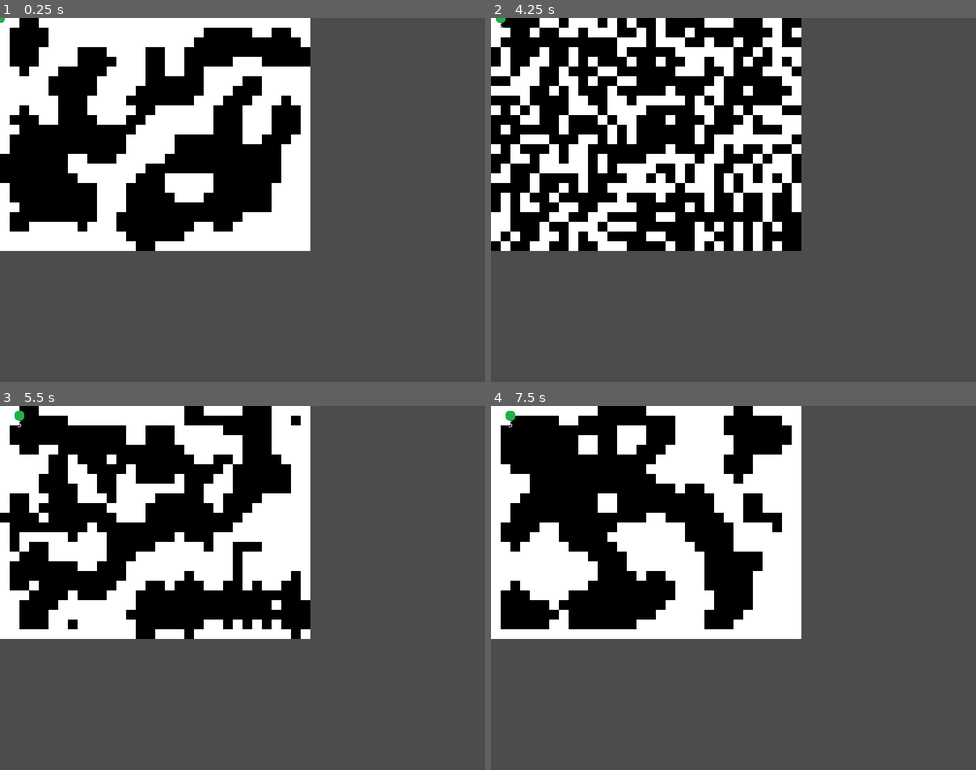
Above: before the commit, frames 1-4 (two rows, left to right).
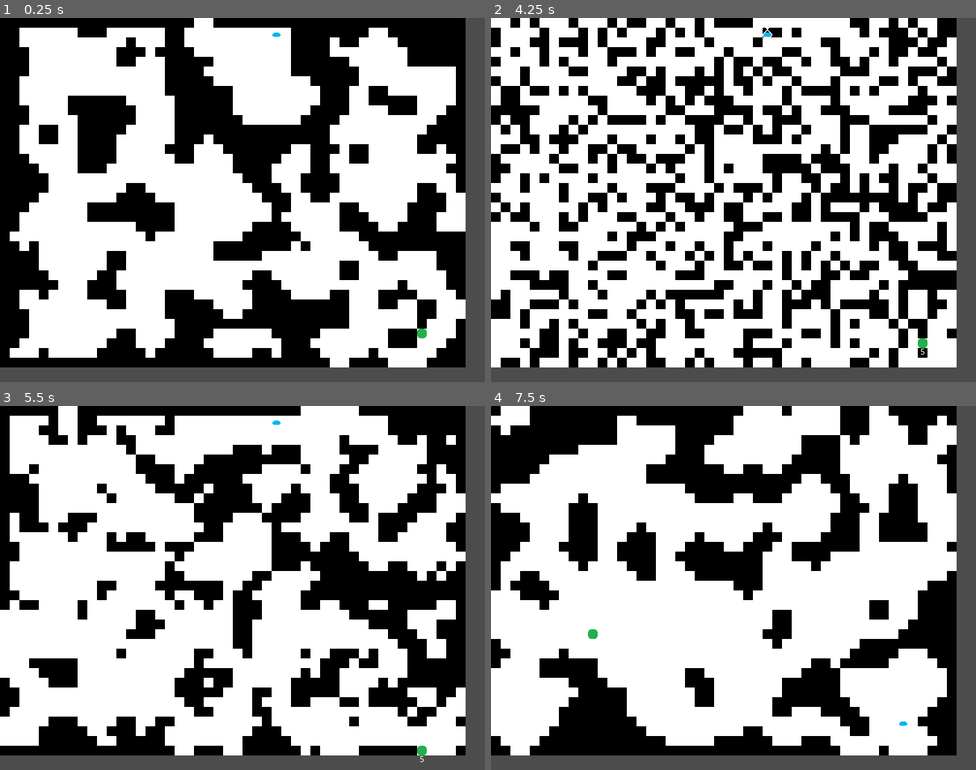
Above: after the commit, the same moments.

Repository: Mantisette/FinalFightPlus
Game: Godot game, scene res://Scenes/Game.tscn
Same seed, same stepped clock (60 frames per second), same inputs: the game is played once before the commit and once after it. Before the commit the project starts from res://escenas/Game.tscn.
Inputs:
- Up to frame 1 (0.25 s): no input
- Up to frame 2 (4.25 s): tap Enter at 0.5, 2, 3.5 s; tap Keypad 6 (move_E) at 0.6 s; tap Keypad 8 (move_N) at 0.8, 1.35 s; tap Space at 1.25, 2.75 s; tap Keypad 9 (move_NE) at 1.55, 2.1 s; tap Keypad 7 (move_NW) at 2.3, 2.85 s; tap Keypad 2 (move_S) at 3.05, 3.6 s; tap Keypad 3 (move_SE) at 3.8 s; tap F1 (key_f1) at 4.15 s
- Up to frame 3 (5.5 s): tap Keypad 3 (move_SE) at 4.35 s; tap Keypad 1 (move_SW) at 4.55, 5.1 s; tap F2 (key_f2) at 4.9 s; tap Keypad 4 (move_W) at 5.3 s
- Up to frame 4 (7.5 s): tap F3 (key_f3) at 5.65 s; tap Keypad 4 (move_W) at 5.85 s; tap Keypad 6 (move_E) at 6.05, 6.6 s; tap Space at 6.5 s; tap Keypad 8 (move_N) at 6.8, 7.35 s

The runs differ from the first frame. In frame 1, 72% of the frame differs, in the area x 0-96%, y 0-96%; in frame 2, 72%; in frame 3, 72%; in frame 4, 73%.

Commit message:
Añadida Salida

Diff:
--- /dev/null
+++ b/Scenes/Exit.tscn
@@ -0,0 +1,16 @@
+[gd_scene load_steps=4 format=2]
+
+[ext_resource path="res://Tiles/objeto.png" type="Texture" id=1]
+[ext_resource path="res://Scripts/exit.gd" type="Script" id=2]
+
+[sub_resource type="RectangleShape2D" id=1]
+extents = Vector2( 8, 8 )
+
+[node name="Exit" type="Area2D"]
+script = ExtResource( 2 )
+
+[node name="Sprite" type="Sprite" parent="."]
+texture = ExtResource( 1 )
+
+[node name="Collision" type="CollisionShape2D" parent="."]
+shape = SubResource( 1 )
--- /dev/null
+++ b/Scenes/Game.tscn
@@ -0,0 +1,16 @@
+[gd_scene load_steps=4 format=2]
+
+[ext_resource path="res://Scenes/Mapgen.tscn" type="PackedScene" id=1]
+[ext_resource path="res://Scenes/Player.tscn" type="PackedScene" id=2]
+[ext_resource path="res://Scenes/Exit.tscn" type="PackedScene" id=3]
+
+[node name="Game" type="Node2D"]
+
+[node name="Mapgen" parent="." groups=["spawn"] instance=ExtResource( 1 )]
+
+[node name="Player" parent="." groups=["spawn"] instance=ExtResource( 2 )]
+
+[node name="Exit" parent="." groups=["spawn"] instance=ExtResource( 3 )]
+
+[connection signal="map_ready" from="Mapgen" to="Player" method="_on_map_ready"]
+[connection signal="map_ready" from="Mapgen" to="Exit" method="_on_map_ready"]
--- /dev/null
+++ b/Scenes/Mapgen.tscn
@@ -0,0 +1,52 @@
+[gd_scene load_steps=5 format=2]
+
+[ext_resource path="res://Tiles/tileset-terreno.png" type="Texture" id=1]
+[ext_resource path="res://Scripts/mapgen.gd" type="Script" id=2]
+
+[sub_resource type="ConvexPolygonShape2D" id=1]
+points = PoolVector2Array( 0, 0, 16, 0, 16, 16, 0, 16 )
+
+[sub_resource type="TileSet" id=2]
+0/name = "tileset-terreno.png 0"
+0/texture = ExtResource( 1 )
+0/tex_offset = Vector2( 0, 0 )
+0/modulate = Color( 1, 1, 1, 1 )
+0/region = Rect2( 16, 0, 16, 16 )
+0/tile_mode = 0
+0/occluder_offset = Vector2( 0, 0 )
+0/navigation_offset = Vector2( 0, 0 )
+0/shape_offset = Vector2( 0, 0 )
+0/shape_transform = Transform2D( 1, 0, 0, 1, 0, 0 )
+0/shape_one_way = false
+0/shape_one_way_margin = 0.0
+0/shapes = [  ]
+0/z_index = 0
+1/name = "tileset-terreno.png 1"
+1/texture = ExtResource( 1 )
+1/tex_offset = Vector2( 0, 0 )
+1/modulate = Color( 1, 1, 1, 1 )
+1/region = Rect2( 0, 0, 16, 16 )
+1/tile_mode = 0
+1/occluder_offset = Vector2( 0, 0 )
+1/navigation_offset = Vector2( 0, 0 )
+1/shape_offset = Vector2( 0, 0 )
+1/shape_transform = Transform2D( 1, 0, 0, 1, 0, 0 )
+1/shape = SubResource( 1 )
+1/shape_one_way = false
+1/shape_one_way_margin = 1.0
+1/shapes = [ {
+"autotile_coord": Vector2( 0, 0 ),
+"one_way": false,
+"one_way_margin": 1.0,
+"shape": SubResource( 1 ),
+"shape_transform": Transform2D( 1, 0, 0, 1, 0, 0 )
+} ]
+1/z_index = 0
+
+[node name="Mapgen" type="Node2D"]
+script = ExtResource( 2 )
+
+[node name="TileMap" type="TileMap" parent="."]
+tile_set = SubResource( 2 )
+cell_size = Vector2( 16, 16 )
+format = 1
--- /dev/null
+++ b/Scenes/Player.tscn
@@ -0,0 +1,35 @@
+[gd_scene load_steps=4 format=2]
+
+[ext_resource path="res://Tiles/jugador.png" type="Texture" id=1]
+[ext_resource path="res://Scripts/player.gd" type="Script" id=2]
+
+[sub_resource type="RectangleShape2D" id=1]
+extents = Vector2( 8, 8 )
+
+[node name="Player" type="Area2D"]
+script = ExtResource( 2 )
+
+[node name="Sprite" type="Sprite" parent="."]
+texture = ExtResource( 1 )
+
+[node name="Collision" type="CollisionShape2D" parent="."]
+shape = SubResource( 1 )
+
+[node name="RayCenter" type="RayCast2D" parent="."]
+cast_to = Vector2( 0, 0 )
+
+[node name="RayRight" type="RayCast2D" parent="."]
+position = Vector2( 1, 1 )
+
+[node name="RayLeft" type="RayCast2D" parent="."]
+position = Vector2( -1, -1 )
+
+[node name="Label" type="Label" parent="."]
+margin_left = -10.0
+margin_top = 8.0
+margin_right = 10.0
+margin_bottom = 22.0
+hint_tooltip = "health"
+mouse_filter = 1
+align = 1
+valign = 1
--- /dev/null
+++ b/Scripts/exit.gd
@@ -0,0 +1,6 @@
+extends Area2D
+
+
+func _on_map_ready():
+  position = global.exit_spawn * global.TILE_SIZE
+  position += Vector2(global.HALF_TILE, global.HALF_TILE)
--- /dev/null
+++ b/Scripts/mapgen.gd
@@ -0,0 +1,141 @@
+extends Node2D
+
+const STEPS = 3
+var DIRECTIONS = [
+  Vector2.UP,
+  Vector2.UP + Vector2.RIGHT,
+  Vector2.RIGHT,
+  Vector2.DOWN + Vector2.RIGHT,
+  Vector2.DOWN,
+  Vector2.DOWN + Vector2.LEFT,
+  Vector2.LEFT,
+  Vector2.UP + Vector2.LEFT
+]
+
+export var MAP_WIDTH := 48
+export var MAP_HEIGHT := 36
+export var INITIAL_LIFE_CHANCE := 0.375
+export var BIRTH_LIMIT = 4
+export var DEATH_LIMIT = 3
+
+var cellmap := []
+var astar = AStar2D.new()
+onready var tilemap := $TileMap
+
+signal map_ready
+
+func _ready():
+  randomize()
+  _generate_grid()
+  _generate_map()
+  for _x in range(STEPS): # Shape the og grid into a cave-looking map
+    _simulation_step()
+  _print_map()
+  global.map = cellmap
+
+  global.player_spawn = _random_spawn()
+  global.exit_spawn = _random_spawn()
+  emit_signal("map_ready")
+
+
+# Debug keys to test and tweak with the mapgen
+func _unhandled_input(event):
+  if event.is_action_pressed("key_f1"):
+    _generate_map()
+    _print_map()
+
+  if event.is_action_pressed("key_f2"):
+    _simulation_step()
+    _print_map()
+
+  if event.is_action_pressed("key_f3"):
+    _ready()
+
+
+# Creates a 2D Array grid
+func _generate_grid():
+  for i in MAP_WIDTH:
+    cellmap.append([])
+    for j in MAP_HEIGHT:
+      cellmap[i].append(0)
+
+
+# Populates the grid with random values
+func _generate_map():
+  for x in range(MAP_WIDTH):
+    for y in range(MAP_HEIGHT):
+      if randf() < INITIAL_LIFE_CHANCE:
+        cellmap[x][y] = 1
+      else:
+        cellmap[x][y] = 0
+
+
+# Runs the GoL ruleset (see variables) on the current map
+# Returns the resulting map
+func _simulation_step():
+  var cellmap_process = cellmap.duplicate(true)
+
+  for x in MAP_WIDTH:
+    for y in MAP_HEIGHT:
+      var current_tile = cellmap_process[x][y]
+      var neighbors = _count_alive_neighbors(x, y)
+      if (cellmap[x][y] == 1):
+        # Tile's alive, changes by death rules
+        if (neighbors < DEATH_LIMIT):
+          current_tile = 0
+        else:
+          current_tile = 1
+      else:
+        # Tile's dead, changes by birth rules
+        if (neighbors > BIRTH_LIMIT):
+          current_tile = 1
+        else:
+          current_tile = 0
+      cellmap_process[x][y] = current_tile
+
+  cellmap = cellmap_process
+
+
+# Returns the number of 'alive' cells neighboring the param cell
+func _count_alive_neighbors(x: int, y: int) -> int:
+  var count_alive := 0
+
+  for i in range(-1, 2):
+    for j in range(-1, 2):
+      var relative_x = x + i
+      var relative_y = y + j
+
+      if (i == 0 and j == 0):
+        # We're checking our own tile
+        continue
+      elif (relative_x < 0 or relative_y < 0
+        or relative_x >= MAP_WIDTH or relative_y >= MAP_HEIGHT):
+        # The tile to check is off-limits, count that as a wall
+        count_alive += 1
+      elif (cellmap[relative_x][relative_y]):
+        count_alive += 1
+
+  return count_alive
+
+
+# Prints the map onto the screen using its tilemap
+func _print_map():
+  for x in MAP_WIDTH:
+    for y in MAP_HEIGHT:
+      tilemap.set_cell(x, y, cellmap[x][y])
+
+
+# Selects a random spawn position for a thing
+func _random_spawn() -> Vector2:
+  var spawn_x: int
+  var spawn_y: int
+  var is_tile_available = 1 # wall
+
+  while is_tile_available:
+    spawn_x = randi() % MAP_WIDTH
+    spawn_y = randi() % MAP_HEIGHT
+    is_tile_available = cellmap[spawn_x][spawn_y]
+
+  var spawn = Vector2(spawn_x, spawn_y)
+  print (spawn)
+  return spawn
--- /dev/null
+++ b/Scripts/player.gd
@@ -0,0 +1,56 @@
+extends Area2D
+
+const MAX_HEALTH = 5
+const MIN_HEALTH = 0
+var health: int
+
+onready var raycasts = {
+  "RayCenter": get_node("RayCenter"),
+  "RayLeft": get_node("RayLeft"),
+  "RayRight": get_node("RayRight"),
+}
+onready var label = $Label
+
+var movement = {
+  "move_N":  Vector2.UP,
+  "move_NE": Vector2.UP + Vector2.RIGHT,
+  "move_E":  Vector2.RIGHT,
+  "move_SE": Vector2.DOWN + Vector2.RIGHT,
+  "move_S":  Vector2.DOWN,
+  "move_SW": Vector2.DOWN + Vector2.LEFT,
+  "move_W":  Vector2.LEFT,
+  "move_NW": Vector2.UP + Vector2.LEFT,
+}
+
+func _ready():
+  health = MAX_HEALTH
+  label.text = str(health)
+
+func _unhandled_input(event):
+  for dir in movement.keys():
+    if event.is_action_pressed(dir):
+      move(dir)
+
+func move(dir):
+  for key in raycasts:
+    var ray = raycasts[key]
+    ray.cast_to = movement[dir] * global.TILE_SIZE
+    ray.force_raycast_update()
+    if ray.is_colliding():
+      return
+
+  position += movement[dir] * global.TILE_SIZE
+#
+#  raycast.cast_to = movement[dir] * Global.TILE_SIZE
+#  raycast.force_raycast_update()
+#  if !raycast.is_colliding():
+#
+
+func jugador_damage():
+  self.health -= 1
+  label.text = str(health)
+
+
+func _on_map_ready():
+  position = global.player_spawn * global.TILE_SIZE
+  position += Vector2(global.HALF_TILE, global.HALF_TILE)
--- a/default_env.tres
+++ b/default_env.tres
@@ -3,5 +3,5 @@
 [sub_resource type="ProceduralSky" id=1]
 
 [resource]
-background_mode = 2
 background_sky = SubResource( 1 )
+background_color = Color( 1, 1, 1, 1 )
--- a/escenas/Game.tscn
+++ /dev/null
@@ -1,10 +0,0 @@
-[gd_scene load_steps=3 format=2]
-
-[ext_resource path="res://escenas/mapa.tscn" type="PackedScene" id=1]
-[ext_resource path="res://escenas/jugador.tscn" type="PackedScene" id=2]
-
-[node name="Game" type="Node2D"]
-
-[node name="GeneradorMapas" parent="." groups=["map_ready"] instance=ExtResource( 1 )]
-
-[node name="Jugador" parent="." groups=["map_ready"] instance=ExtResource( 2 )]
--- a/escenas/enemigo.tscn
+++ /dev/null
@@ -1,30 +0,0 @@
-[gd_scene load_steps=5 format=2]
-
-[ext_resource path="res://tiles/enemigo.png" type="Texture" id=1]
-[ext_resource path="res://scripts/enemigo.gd" type="Script" id=2]
-
-[sub_resource type="CircleShape2D" id=1]
-radius = 128.0
-
-[sub_resource type="RectangleShape2D" id=2]
-extents = Vector2( 8, 8 )
-
-[node name="Node2D" type="Node2D"]
-script = ExtResource( 2 )
-
-[node name="Sprite" type="Sprite" parent="."]
-texture = ExtResource( 1 )
-
-[node name="AreaMusica" type="Area2D" parent="."]
-
-[node name="CollisionShape2D" type="CollisionShape2D" parent="AreaMusica"]
-shape = SubResource( 1 )
-
-[node name="AreaDamage" type="Area2D" parent="."]
-
-[node name="CollisionShape2D" type="CollisionShape2D" parent="AreaDamage"]
-shape = SubResource( 2 )
-
-[connection signal="area_entered" from="AreaMusica" to="." method="_on_AreaMusica_area_entered"]
-[connection signal="area_exited" from="AreaMusica" to="." method="_on_AreaMusica_area_exited"]
-[connection signal="area_entered" from="AreaDamage" to="." method="_on_AreaDamage_area_entered"]
--- a/escenas/juego-old.tscn
+++ /dev/null
@@ -1,70 +0,0 @@
-[gd_scene load_steps=8 format=2]
-
-[ext_resource path="res://escenas/musica.tscn" type="PackedScene" id=1]
-[ext_resource path="res://escenas/enemigo.tscn" type="PackedScene" id=2]
-[ext_resource path="res://escenas/jugador.tscn" type="PackedScene" id=3]
-[ext_resource path="res://tiles/tileset-terreno.png" type="Texture" id=4]
-[ext_resource path="res://scripts/generacion-mapa.gd" type="Script" id=5]
-
-[sub_resource type="ConvexPolygonShape2D" id=3]
-points = PoolVector2Array( 0, 0, 16, 0, 16, 16, 0, 16 )
-
-[sub_resource type="TileSet" id=2]
-0/name = "tileset-terreno.png 0"
-0/texture = ExtResource( 4 )
-0/tex_offset = Vector2( 0, 0 )
-0/modulate = Color( 1, 1, 1, 1 )
-0/region = Rect2( 0, 0, 16, 16 )
-0/tile_mode = 0
-0/occluder_offset = Vector2( 0, 0 )
-0/navigation_offset = Vector2( 0, 0 )
-0/shape_offset = Vector2( 0, 0 )
-0/shape_transform = Transform2D( 1, 0, 0, 1, 0, 0 )
-0/shape_one_way = false
-0/shape_one_way_margin = 0.0
-0/shapes = [  ]
-0/z_index = 0
-1/name = "tileset-terreno.png 1"
-1/texture = ExtResource( 4 )
-1/tex_offset = Vector2( 0, 0 )
-1/modulate = Color( 1, 1, 1, 1 )
-1/region = Rect2( 16, 0, 16, 16 )
-1/tile_mode = 0
-1/occluder_offset = Vector2( 0, 0 )
-1/navigation_offset = Vector2( 0, 0 )
-1/shape_offset = Vector2( 0, 0 )
-1/shape_transform = Transform2D( 1, 0, 0, 1, 0, 0 )
-1/shape = SubResource( 3 )
-1/shape_one_way = false
-1/shape_one_way_margin = 1.0
-1/shapes = [ {
-"autotile_coord": Vector2( 0, 0 ),
-"one_way": false,
-"one_way_margin": 1.0,
-"shape": SubResource( 3 ),
-"shape_transform": Transform2D( 1, 0, 0, 1, 0, 0 )
-} ]
-1/z_index = 0
-
-[node name="Juego" type="Node2D"]
-
-[node name="Mapa" type="TileMap" parent="."]
-tile_set = SubResource( 2 )
-cell_size = Vector2( 16, 16 )
-format = 1
-script = ExtResource( 5 )
-period = -428
-persistence = 0.54
-
-[node name="Camara" type="Camera2D" parent="."]
-anchor_mode = 0
-current = true
-zoom = Vector2( 0.65, 0.65 )
-
-[node name="Jugador" parent="." groups=["Combate"] instance=ExtResource( 3 )]
-position = Vector2( 8, 8 )
-
-[node name="Musica" parent="." groups=["MusicaCombate"] instance=ExtResource( 1 )]
-
-[node name="Enemigo" parent="." groups=["Combate", "MusicaCombate"] instance=ExtResource( 2 )]
-position = Vector2( 264, 200 )
--- a/escenas/jugador.tscn
+++ /dev/null
@@ -1,29 +0,0 @@
-[gd_scene load_steps=4 format=2]
-
-[ext_resource path="res://tiles/jugador.png" type="Texture" id=1]
-[ext_resource path="res://scripts/jugador.gd" type="Script" id=2]
-
-[sub_resource type="RectangleShape2D" id=1]
-extents = Vector2( 8, 8 )
-
-[node name="Jugador" type="Area2D"]
-script = ExtResource( 2 )
-
-[node name="Sprite" type="Sprite" parent="."]
-texture = ExtResource( 1 )
-
-[node name="CollisionShape2D" type="CollisionShape2D" parent="."]
-shape = SubResource( 1 )
-
-[node name="RayCast2D" type="RayCast2D" parent="."]
-cast_to = Vector2( 0, 0 )
-
-[node name="Label" type="Label" parent="."]
-margin_left = -10.0
-margin_top = 8.0
-margin_right = 10.0
-margin_bottom = 22.0
-hint_tooltip = "health"
-mouse_filter = 1
-align = 1
-valign = 1
--- a/escenas/mapa.tscn
+++ /dev/null
@@ -1,53 +0,0 @@
-[gd_scene load_steps=5 format=2]
-
-[ext_resource path="res://tiles/tileset-terreno.png" type="Texture" id=1]
-[ext_resource path="res://scripts/generacion-mapa.gd" type="Script" id=2]
-
-[sub_resource type="ConvexPolygonShape2D" id=3]
-points = PoolVector2Array( 0, 0, 16, 0, 16, 16, 0, 16 )
-
-[sub_resource type="TileSet" id=2]
-0/name = "tileset-terreno.png 0"
-0/texture = ExtResource( 1 )
-0/tex_offset = Vector2( 0, 0 )
-0/modulate = Color( 1, 1, 1, 1 )
-0/region = Rect2( 0, 0, 16, 16 )
-0/tile_mode = 0
-0/occluder_offset = Vector2( 0, 0 )
-0/navigation_offset = Vector2( 0, 0 )
-0/shape_offset = Vector2( 0, 0 )
-0/shape_transform = Transform2D( 1, 0, 0, 1, 0, 0 )
-0/shape_one_way = false
-0/shape_one_way_margin = 0.0
-0/shapes = [  ]
-0/z_index = 0
-1/name = "tileset-terreno.png 1"
-1/texture = ExtResource( 1 )
-1/tex_offset = Vector2( 0, 0 )
-1/modulate = Color( 1, 1, 1, 1 )
-1/region = Rect2( 16, 0, 16, 16 )
-1/tile_mode = 0
-1/occluder_offset = Vector2( 0, 0 )
-1/navigation_offset = Vector2( 0, 0 )
-1/shape_offset = Vector2( 0, 0 )
-1/shape_transform = Transform2D( 1, 0, 0, 1, 0, 0 )
-1/shape = SubResource( 3 )
-1/shape_one_way = false
-1/shape_one_way_margin = 1.0
-1/shapes = [ {
-"autotile_coord": Vector2( 0, 0 ),
-"one_way": false,
-"one_way_margin": 1.0,
-"shape": SubResource( 3 ),
-"shape_transform": Transform2D( 1, 0, 0, 1, 0, 0 )
-} ]
-1/z_index = 0
-
-[node name="GeneradorMapas" type="Node2D"]
-script = ExtResource( 2 )
-
-[node name="TileMap" type="TileMap" parent="."]
-tile_set = SubResource( 2 )
-cell_size = Vector2( 16, 16 )
-cell_custom_transform = Transform2D( 16, 0, 0, 16, 0, 0 )
-format = 1
--- a/escenas/musica.tscn
+++ /dev/null
@@ -1,16 +0,0 @@
-[gd_scene load_steps=4 format=2]
-
-[ext_resource path="res://musica/_songs_Ascension Strom Larnii.mp3" type="AudioStream" id=1]
-[ext_resource path="res://scripts/musica.gd" type="Script" id=2]
-[ext_resource path="res://musica/_songs_lonely wasteland Larnii.mp3" type="AudioStream" id=3]
-
-[node name="AdaptadorMusica" type="Node2D"]
-script = ExtResource( 2 )
-
-[node name="MusicaCalma" type="AudioStreamPlayer" parent="."]
-stream = ExtResource( 1 )
-autoplay = true
-
-[node name="MusicaCombate" type="AudioStreamPlayer" parent="."]
-stream = ExtResource( 3 )
-autoplay = true
--- a/project.godot
+++ b/project.godot
@@ -11,12 +11,12 @@
 [application]
 
 config/name="FinalFight++"
-run/main_scene="res://escenas/Game.tscn"
+run/main_scene="res://Scenes/Game.tscn"
 config/icon="res://icon.png"
 
 [autoload]
 
-Global="*res://scripts/global.gd"
+global="*res://Scripts/global.gd"
 
 [display]
 
--- a/scripts/enemigo.gd
+++ /dev/null
@@ -1,17 +0,0 @@
-extends Node2D
-
-
-func _on_AreaMusica_area_entered(area):
-  # if area.rid == 1307:
-  print(area)
-  get_tree().call_group("MusicaCombate", "cambiar_musica_combate")
-
-
-func _on_AreaMusica_area_exited(area):
-  print(area)
-  get_tree().call_group("MusicaCombate", "cambiar_musica_calma")
-
-
-func _on_AreaDamage_area_entered(area):
-  print(area)
-  get_tree().call_group("Combate", "jugador_damage")
--- a/scripts/generacion-mapa.gd
+++ /dev/null
@@ -1,223 +0,0 @@
-extends Node2D
-
-const STEPS = 3
-var DIRECTIONS = [
-  Vector2.UP,
-  Vector2.UP + Vector2.RIGHT,
-  Vector2.RIGHT,
-  Vector2.DOWN + Vector2.RIGHT,
-  Vector2.DOWN,
-  Vector2.DOWN + Vector2.LEFT,
-  Vector2.LEFT,
-  Vector2.UP + Vector2.LEFT
-]
-
-export var MAP_WIDTH := 32
-export var MAP_HEIGHT := 24
-export var INITIAL_LIFE_CHANCE := 0.415
-export var BIRTH_LIMIT = 4
-export var DEATH_LIMIT = 3
-
-var cellmap := []
-var astar = AStar2D.new()
-onready var tilemap := $TileMap
-
-#signal map_ready
-
-func _ready():
-  randomize()
-  _generate_grid()
-  _generate_map()
-  for _x in range(STEPS): # Shape the og grid into a cave-looking map
-    _simulation_step()
-  _print_map()
-  var player_spawn = _random_spawn()
-  var exit_spawn = _random_spawn()
-
-  _pathfind_player_exit(player_spawn, exit_spawn)
-
-#  if !_pathfind_player_to_exit(player_spawn, exit_spawn):
-#    _ready()
-#  else:
-#    Global.player_spawn = self.player_spawn
-#    emit_signal("map_ready")
-# _flood_fill(player_spawn)
-
-
-
-
-# Debug keys to test and tweak with the mapgen
-func _unhandled_input(event):
-  if event.is_action_pressed("key_f1"):
-    _generate_map()
-    _print_map()
-
-  if event.is_action_pressed("key_f2"):
-    _simulation_step()
-    _print_map()
-
-  if event.is_action_pressed("key_f3"):
-    _ready()
-
-
-# Creates a 2D Array grid
-func _generate_grid():
-  for i in MAP_WIDTH:
-    cellmap.append([])
-    for j in MAP_HEIGHT:
-      cellmap[i].append(0)
-
-
-# Populates the grid with random values
-func _generate_map():
-  for x in range(MAP_WIDTH):
-    for y in range(MAP_HEIGHT):
-      if randf() < INITIAL_LIFE_CHANCE:
-        cellmap[x][y] = 1
-      else:
-        cellmap[x][y] = 0
-
-
-# Runs the GoL ruleset (see variables) on the current map
-# Returns the resulting map
-func _simulation_step():
-  var cellmap_process = cellmap.duplicate(true)
-
-  for x in MAP_WIDTH:
-    for y in MAP_HEIGHT:
-      var current_tile = cellmap_process[x][y]
-      var neighbors = _count_alive_neighbors(x, y)
-      if (cellmap[x][y] == 1):
-        # Tile's alive, changes by death rules
-        if (neighbors < DEATH_LIMIT):
-          current_tile = 0
-        else:
-          current_tile = 1
-      else:
-        # Tile's dead, changes by birth rules
-        if (neighbors > BIRTH_LIMIT):
-          current_tile = 1
-        else:
-          current_tile = 0
-      cellmap_process[x][y] = current_tile
-
-  cellmap = cellmap_process
-
-
-# Returns the number of 'alive' cells neighboring the param cell
-func _count_alive_neighbors(x: int, y: int) -> int:
-  var count_alive := 0
-
-  for i in range(-1, 2):
-    for j in range(-1, 2):
-      var relative_x = x + i
-      var relative_y = y + j
-
-      if (i == 0 and j == 0):
-        # We're checking our own tile
-        continue
-      elif (relative_x < 0 or relative_y < 0
-        or relative_x >= MAP_WIDTH or relative_y >= MAP_HEIGHT):
-        # The tile to check is off-limits, count that as a wall
-        count_alive += 1
-      elif (cellmap[relative_x][relative_y]):
-        count_alive += 1
-
-  return count_alive
-
-
-# Prints the map onto the screen using the tilemap provided
-func _print_map():
-  for x in MAP_WIDTH:
-    for y in MAP_HEIGHT:
-      tilemap.set_cell(x, y, cellmap[x][y])
-
-
-# Selects a random spawn position for a thing
-func _random_spawn() -> Vector2:
-  var spawn_x: int
-  var spawn_y: int
-  var is_tile_available = 1 # wall
-
-  while is_tile_available:
-    spawn_x = randi() % MAP_WIDTH
-    spawn_y = randi() % MAP_HEIGHT
-    is_tile_available = cellmap[spawn_x][spawn_y]
-
-  var spawn = Vector2(spawn_x, spawn_y)
-  print (spawn)
-  return spawn
-
-
-func _pathfind_player_exit(player_spawn: Vector2, exit_spawn: Vector2):
-  pass
-
-
-#func _create_pathfind_points():
-#  astar.clear()
-#  var used_cell_positions = tilemap.get_used_cell_global_positions()
-#  for cell_position in used_cell_positions:
-#    astar.add_point(tilemap.get_point(cell_position), cell_position)
-#
-#  for cell_position in used_cell_positions:
-#    _connect_points(cell_position)
-#
-#
-#func _connect_points():
-#  var center := get_point
-#
-#
-#func connect_cardinals(point_position) -> void:
-#	var center := get_point(point_position)
-#	var directions := DIRECTIONS
-#
-#	if diagonals:
-#		var diagonals_array := [Vector2(1,1), Vector2(1,-1)]	# Only two needed for generation
-#		directions += diagonals_array
-#
-#	for direction in directions:
-#		var cardinal_point := get_point(point_position + map_to_world(direction))
-#		if cardinal_point != center and astar.has_point(cardinal_point):
-#			astar.connect_points(center, cardinal_point, true)
-#
-#
-#
-
-
-
-
-# TODO: flood fill from the player pos
-  # if flood fill < half the total tiles:
-  # regen map
-# TODO: pathfind between the two spawns
-# signal that the map is ready
-
-
-
-
-
-
-
-
-
-
-
-
-
-
-
-# esto crashea el programa
-#func _flood_fill(spawn: Vector2) -> int:
-#  var stack = []
-#  stack.append(spawn)
-#
-#  while !stack.empty():
-#    var n = stack.pop_back()
-#    if (cellmap[n.x][n.y] == 0):
-#      for dir in DIRECTIONS:
-#        var next_tile = n + dir
-#        if (cellmap[next_tile.x][next_tile.y] == 0):
-#          stack.append(next_tile)
-#
-#  print (stack.size)
-#  return stack.size
--- a/scripts/global.gd
+++ b/scripts/global.gd
@@ -1,7 +1,8 @@
 extends Node
 
 const TILE_SIZE := 16
+const HALF_TILE := TILE_SIZE / 2
 
 var map: Array
-var first_floor: Vector2
 var player_spawn: Vector2
+var exit_spawn: Vector2
--- a/scripts/jugador.gd
+++ /dev/null
@@ -1,43 +0,0 @@
-extends Area2D
-
-const MAX_HEALTH = 5
-const MIN_HEALTH = 0
-var health: int
-
-onready var raycast = $RayCast2D
-onready var label = $Label
-
-var movement = {
-  "move_N":  Vector2.UP,
-  "move_NE": Vector2.UP + Vector2.RIGHT,
-  "move_E":  Vector2.RIGHT,
-  "move_SE": Vector2.DOWN + Vector2.RIGHT,
-  "move_S":  Vector2.DOWN,
-  "move_SW": Vector2.DOWN + Vector2.LEFT,
-  "move_W":  Vector2.LEFT,
-  "move_NW": Vector2.UP + Vector2.LEFT,
-}
-
-func _ready():
-  health = MAX_HEALTH
-  label.text = str(health)
-
-func _unhandled_input(event):
-  for dir in movement.keys():
-    if event.is_action_pressed(dir):
-      move(dir)
-
-func move(dir):
-  raycast.cast_to = movement[dir] * Global.TILE_SIZE
-  raycast.force_raycast_update()
-  if !raycast.is_colliding():
-    position += movement[dir] * Global.TILE_SIZE
-
-func jugador_damage():
-  self.health -= 1
-  label.text = str(health)
-
-
-func _on_map_ready():
-  position = Global.player_spawn * Global.TILE_SIZE
-  position += Vector2(Global.TILE_SIZE / 2, Global.TILE_SIZE / 2)
--- a/scripts/musica.gd
+++ /dev/null
@@ -1,38 +0,0 @@
-extends Node2D
-
-const MIN_VOLUME = -40
-const MAX_VOLUME = -10
-const VOLUME_STEP = 2
-
-onready var musica_calma := $MusicaCalma
-onready var musica_combate := $MusicaCombate
-
-export var combate := false
-
-func _ready():
-  musica_combate.volume_db = MIN_VOLUME
-
-
-func _process(delta):
-  if !combate:
-    cambiar_volumen(musica_calma, MAX_VOLUME, true)
-    cambiar_volumen(musica_combate, MIN_VOLUME, false)
-  else:
-    cambiar_volumen(musica_calma, MIN_VOLUME, false)
-    cambiar_volumen(musica_combate, MAX_VOLUME, true)
-
-
-func cambiar_volumen(pista, objetivo, aumentar = false):
-  var volumen = pista.volume_db
-  if aumentar and volumen < objetivo:
-    pista.volume_db += VOLUME_STEP
-  elif !aumentar and volumen > objetivo:
-    pista.volume_db -= VOLUME_STEP
-
-
-func cambiar_musica_combate():
-  combate = true
-
-
-func cambiar_musica_calma():
-  combate = false
Not shown, removed: musica/_songs_Ascension Strom Larnii.mp3.import
Not shown, removed: musica/_songs_lonely wasteland Larnii.mp3.import
Not shown, changed: tiles/enemigo.png.import
Not shown, changed: tiles/jugador.png.import
Not shown, changed: tiles/objeto.png.import
Not shown, changed: tiles/pared.png.import
Not shown, changed: tiles/suelo.png.import
Not shown, changed: tiles/texturas.png.import
Not shown, changed: tiles/tileset-terreno.png.import
Not shown, removed: musica/_songs_Ascension Strom Larnii.mp3
Not shown, changed: musica/_songs_lonely wasteland Larnii.mp3
